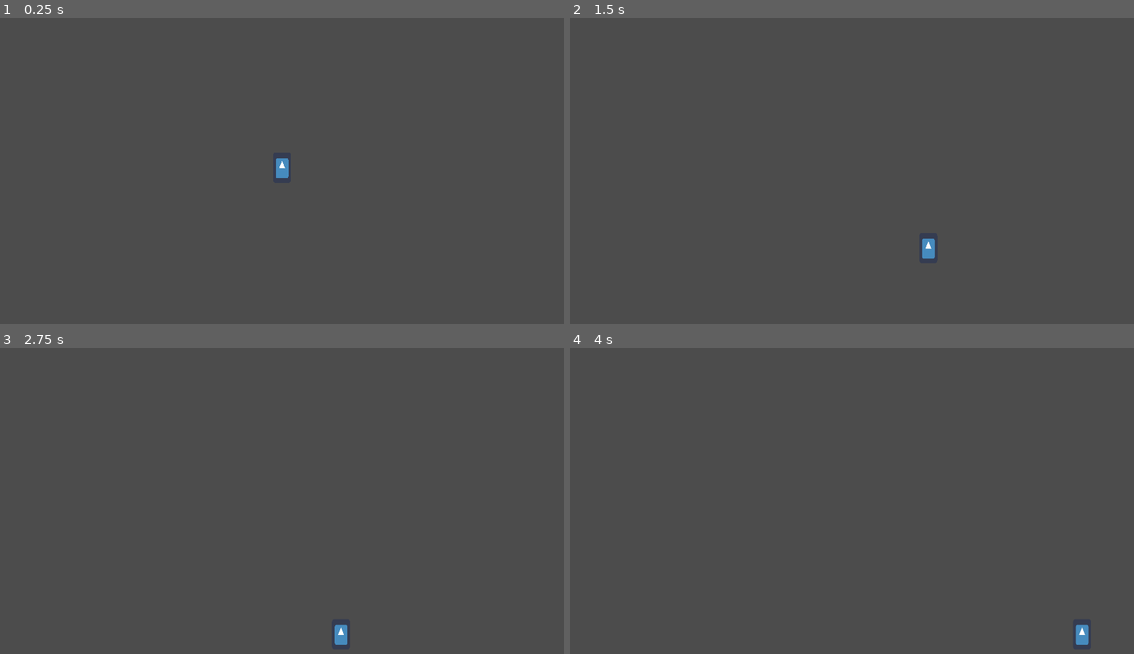
Above: before the commit, frames 1-4 (two rows, left to right).
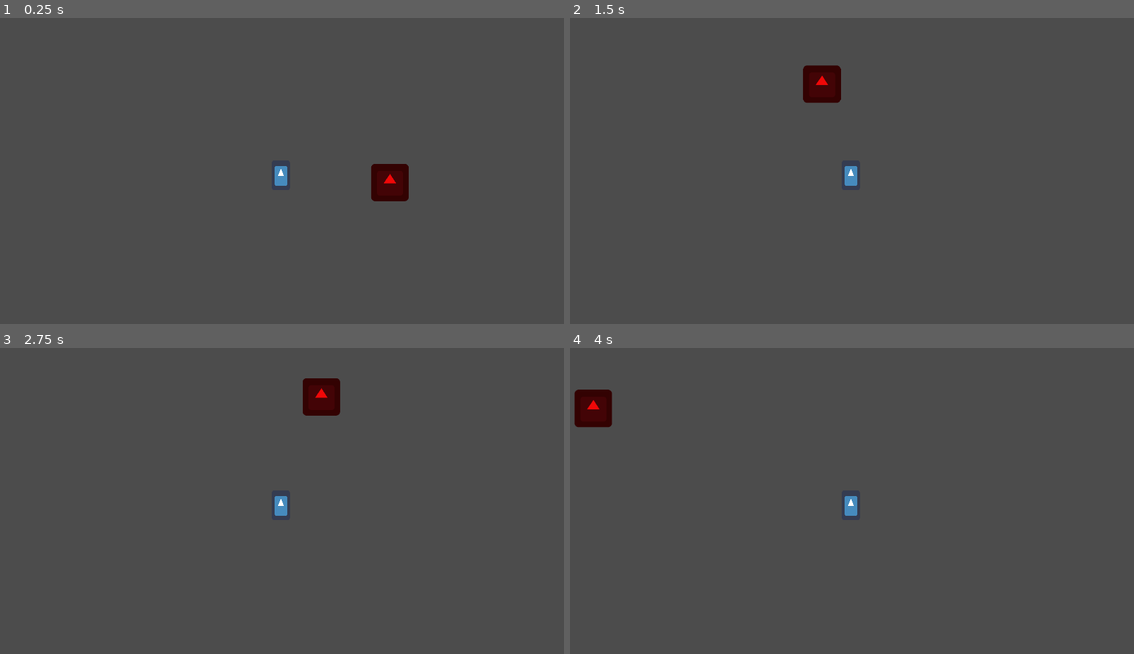
Above: after the commit, the same moments.

Repository: pedrolobo-abertay/CMP302_final_project
Game: Godot game, scene res://Level.tscn
The game is run twice, just before and just after one commit, with the same random seed, the same clock (stepped at 60 frames per second) and the same inputs. The engine's default icon, where the game draws it, is replaced by a stand-in: a white triangle on a blue panel in a dark square.
Inputs:
- Up to frame 1 (0.25 s): no input
- Up to frame 2 (1.5 s): hold D (move_right) 0.53-1.28 s; hold S (move_bot) 0.53-1.28 s; hold A (move_left) from 1.28 s (still down); tap W (move_top) at 1.35 s
- Up to frame 3 (2.75 s): release A (move_left) at 2.03 s; hold D (move_right) from 2.03 s (still down); hold S (move_bot) from 2.03 s (still down)
- Up to frame 4 (4 s): release S (move_bot) at 2.78 s; tap W (move_top) at 2.85 s; release D (move_right) at 3.53 s; hold A (move_left) from 3.53 s (still down); hold S (move_bot) from 3.53 s (still down)

The runs differ from the first frame. In frame 1, 1.0% of the frame differs, in the area x 48-73%, y 45-60%; in frame 2, 1.1%; in frame 3, 1.1%; in frame 4, 1.1%, in the area x 0-92%, y 13-98%.

Commit message:
added enemy

Diff:
--- /dev/null
+++ b/game/Arena.gd
@@ -0,0 +1,16 @@
+extends Node2D
+
+var margin = 100
+
+func _ready():
+	pass
+
+
+func get_random_position():
+	randomize()
+
+	var x = rand_range($LeftWall.global_position.x + margin, $RightWall.global_position.x - margin)
+
+	var y = rand_range($TopWall.global_position.y + margin, $BottomWall.global_position.y - margin)
+
+	return Vector2(x, y)
--- a/game/Arena.tscn
+++ b/game/Arena.tscn
@@ -1,4 +1,6 @@
-[gd_scene load_steps=5 format=2]
+[gd_scene load_steps=6 format=2]
+
+[ext_resource path="res://Arena.gd" type="Script" id=1]
 
 [sub_resource type="RectangleShape2D" id=1]
 extents = Vector2( 960, 25 )
@@ -13,6 +15,7 @@
 extents = Vector2( 25, 540 )
 
 [node name="Arena" type="Node2D"]
+script = ExtResource( 1 )
 
 [node name="TopWall" type="StaticBody2D" parent="."]
 position = Vector2( 960, 25 )
--- /dev/null
+++ b/game/Enemy.gd
@@ -0,0 +1,35 @@
+extends Node2D
+
+var active = false
+var new_pos
+var speed = 500
+var arena = null
+const EPSLON = 1
+
+func _ready():
+	pass
+
+func _process(delta):
+	if not new_pos:
+		return
+	var mov_direction = (new_pos - position).normalized()
+
+	var length = min(delta * speed, (new_pos - position).length())
+
+	position += mov_direction * length
+
+	if (position - new_pos).length() <= EPSLON:
+		new_position()
+
+
+
+
+
+func new_position():
+	new_pos = arena.get_random_position()
+
+
+
+func setup(_arena):
+	arena = _arena
+	new_position()
--- a/game/Enemy.tscn
+++ b/game/Enemy.tscn
@@ -1,10 +1,26 @@
-[gd_scene load_steps=2 format=2]
+[gd_scene load_steps=4 format=2]
 
-[sub_resource type="CapsuleShape2D" id=1]
+[ext_resource path="res://icon.png" type="Texture" id=1]
+[ext_resource path="res://Enemy.gd" type="Script" id=2]
+
+[sub_resource type="RectangleShape2D" id=1]
+extents = Vector2( 64, 64 )
 
 [node name="Enemy" type="Node2D"]
+script = ExtResource( 2 )
 
 [node name="Area2D" type="Area2D" parent="."]
 
 [node name="CollisionShape2D" type="CollisionShape2D" parent="Area2D"]
 shape = SubResource( 1 )
+
+[node name="TextureRect" type="TextureRect" parent="."]
+modulate = Color( 0.945098, 0.0352941, 0.0352941, 1 )
+margin_left = -64.0
+margin_top = -64.0
+margin_right = 64.0
+margin_bottom = 64.0
+texture = ExtResource( 1 )
+__meta__ = {
+"_edit_use_anchors_": false
+}
--- /dev/null
+++ b/game/Level.gd
@@ -0,0 +1,4 @@
+extends Node2D
+
+func _ready():
+	$Enemy.setup($Arena)
--- a/game/Level.tscn
+++ b/game/Level.tscn
@@ -1,11 +1,17 @@
-[gd_scene load_steps=3 format=2]
+[gd_scene load_steps=5 format=2]
 
 [ext_resource path="res://Arena.tscn" type="PackedScene" id=1]
 [ext_resource path="res://Player.tscn" type="PackedScene" id=2]
+[ext_resource path="res://Enemy.tscn" type="PackedScene" id=3]
+[ext_resource path="res://Level.gd" type="Script" id=4]
 
 [node name="Level" type="Node2D"]
+script = ExtResource( 4 )
 
 [node name="Arena" parent="." instance=ExtResource( 1 )]
 
-[node name="Player" parent="Arena" instance=ExtResource( 2 )]
+[node name="Enemy" parent="." instance=ExtResource( 3 )]
+position = Vector2( 1453.36, 507.926 )
+
+[node name="Player" parent="." instance=ExtResource( 2 )]
 position = Vector2( 964, 514 )
--- a/game/Player.gd
+++ b/game/Player.gd
@@ -2,8 +2,9 @@
 
 var movement = Vector2()
 var speed = 1000
-var friction = 2000
-var max_speed = 600
+var friction = 1500
+var max_speed = 800
+
 
 func _ready():
 	pass
--- a/game/Player.tscn
+++ b/game/Player.tscn
@@ -17,3 +17,6 @@
 position = Vector2( -3.78631, -3.34087 )
 scale = Vector2( 0.481468, 0.801636 )
 texture = ExtResource( 1 )
+
+[node name="Camera2D" type="Camera2D" parent="."]
+current = true
